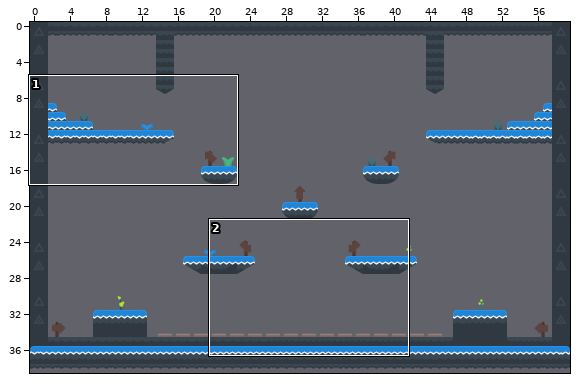
An edit to a level. Tiled map, ProyectosHito3/KOTJ_hito_Presentacion/resources/mapas/mapaCueva.tmx. The picture above shows the old version from afar; the outline marks the close-up.
Close-up. Old version:
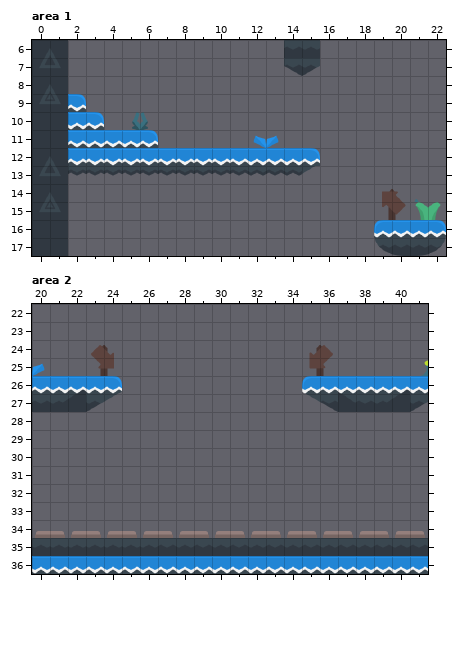
Cells are 32x32 px. Shown: area 1 x 0..22, y 6..17; area 2 x 20..41, y 22..36. The commit also changed other parts of the map, which this record leaves out.
After the commit:
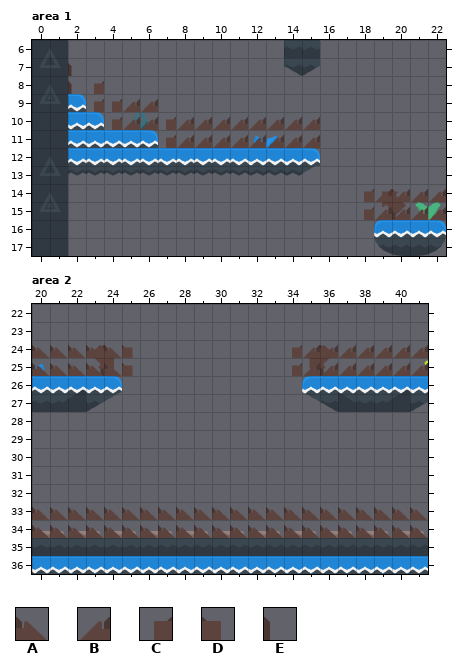
Key: from "tilesheet_complete": A 913, B 914, C 916, D 919, E 921.
_ is an empty cell.
Tiles of an added or newly shown layer are drawn over the layers below it.
Changes in this commit:
Layer "IA subir" (now shown), area 1:
The edit adds tile B in row 9 at x 5 to 6; in row 10 at x 5 to 6 and 8 to 15; in row 11 at x 8 to 15; in rows 14 to 15 at x 19 to 22.
The edit adds tile C in row 8 at x 3; in row 9 at x 3 to 4; in row 10 at x 4 and 7; in row 11 at x 7; in rows 14 to 15 at x 18.
The edit adds tile E in rows 7 to 8 at x 2.
Layer "IA subir" (now shown), area 2:
The edit adds tile A in rows 24 to 25 at x 20 to 24; in rows 33 to 34 at x 20 to 41.
The edit adds tile B in rows 24 to 25 at x 35 to 41.
The edit adds tile C in rows 24 to 25 at x 34.
The edit adds tile D in rows 24 to 25 at x 25.
Changed places in both close-ups, as pixel boxes (x1, y1, x2, y2):
added: (68, 63, 320, 148)
added: (364, 189, 446, 220)
added: (32, 345, 133, 376)
added: (292, 345, 428, 376)
added: (32, 507, 427, 538)
